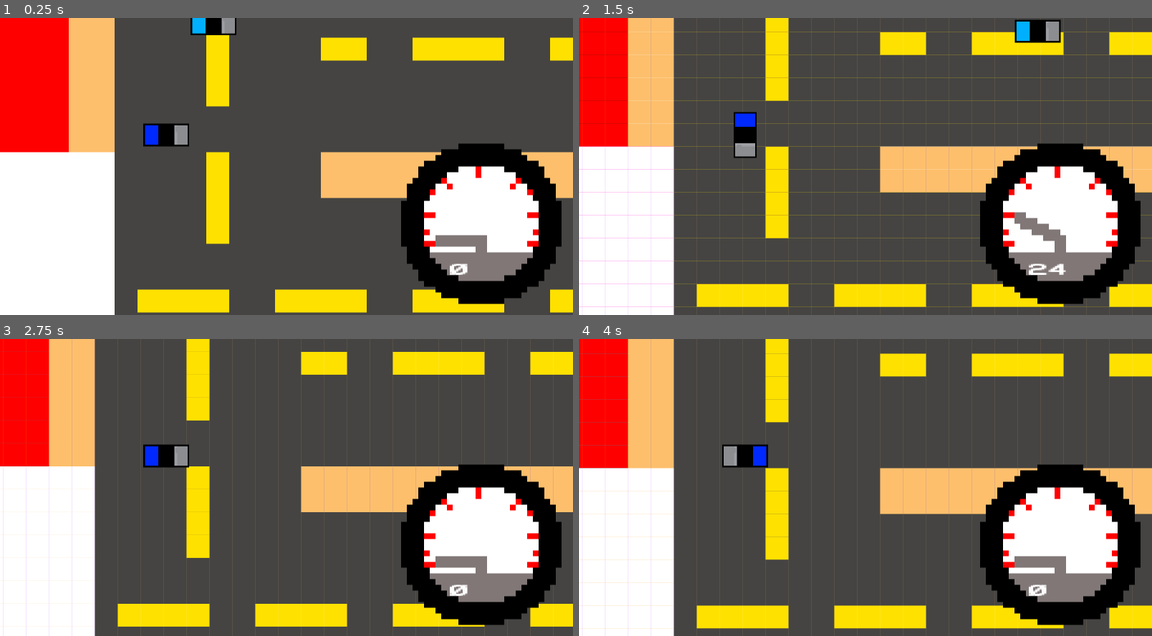
Above: before the commit, frames 1-4 (two rows, left to right).
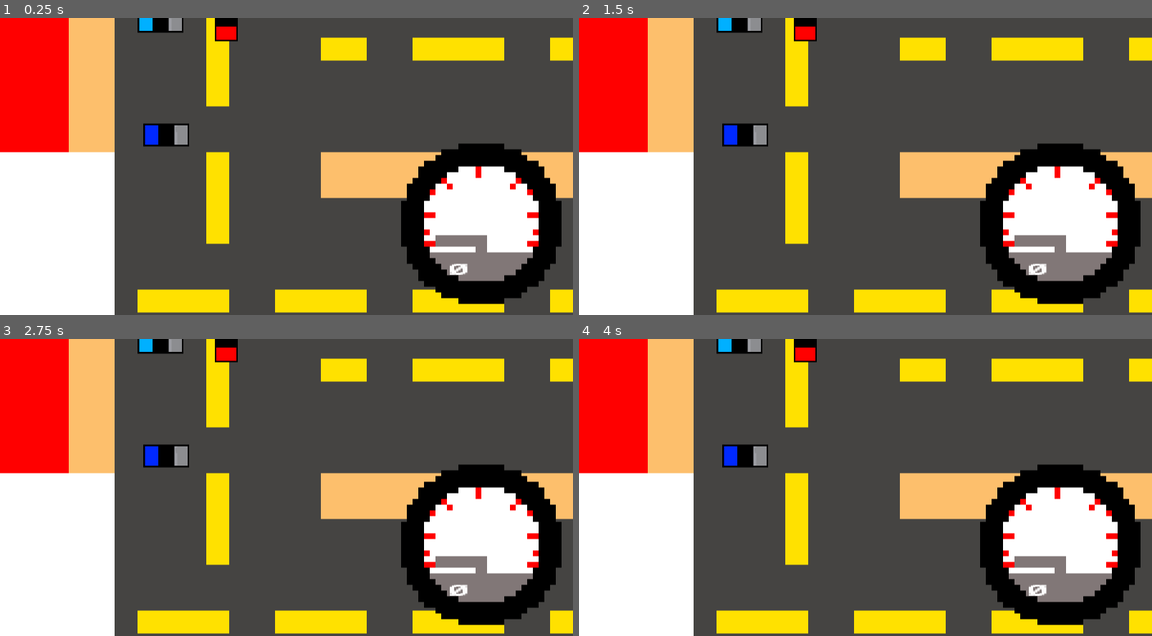
Above: after the commit, the same moments.

Repository: Gonfer73/Proyectx1
Game: Godot game, scene res://SCENES/car_street.tscn
The game is run twice, just before and just after one commit, with the same random seed, the same clock (stepped at 60 frames per second) and the same inputs. This scene is started directly instead of the project's main scene.
Inputs (mouse positions are in pixels of both pictures, inside the frame that each line leads up to):
- Up to frame 1 (0.25 s): no input
- Up to frame 2 (1.5 s): tap Enter (ui_accept) at 0.5, 0.77, 1.07 s; move the mouse to (991, 151) at 0.52 s; hold Right (right_move) 0.53-1.28 s; hold Shift (acelareta) 0.53-1.28 s; tap E (action) at 0.8, 1.35 s; move the mouse to (750, 181) at 1.27 s; hold Down (down_move) from 1.28 s (still down)
- Up to frame 3 (2.75 s): tap Enter (ui_accept) at 1.52, 1.55, 1.82 s; move the mouse to (343, 422) at 2.02 s; release Down (down_move) at 2.03 s; hold Right (right_move) from 2.03 s (still down); hold Enter (ui_accept) from 2.03 s (still down); tap Shift (acelareta) at 2.3 s
- Up to frame 4 (4 s): move the mouse to (836, 546) at 2.77 s; release Right (right_move) at 2.78 s; release Enter (ui_accept) at 2.78 s; hold Up (up_move) 2.78-3.53 s; tap Shift (acelareta) at 2.85 s; tap Enter (ui_accept) at 3.02, 3.32, 3.5, 3.77, 3.8 s; tap E (action) at 3.05 s; move the mouse to (1037, 532) at 3.52 s; hold Left (left_move) from 3.53 s (still down); hold E (action) from 3.53 s (still down)

The runs differ from the first frame. In frame 1, 0.9% of the frame differs, in the area x 24-42%, y 0-8%; in frame 2, 22%, in the area x 0-100%, y 0-100%; in frame 3, 18%; in frame 4, 18%.

Commit message:
Change files

Diff:
--- a/SCRIPTS/blink.gd
+++ b/SCRIPTS/blink.gd
@@ -2,6 +2,7 @@
 
 var prisioners_nm = []
 var talk = 0
+var reading_instructions = true
 var position_n: Vector2
 var position_p: Vector2
 var inventory_private = false
--- a/SCRIPTS/case_1.gd
+++ b/SCRIPTS/case_1.gd
@@ -1,14 +1,13 @@
 extends Node2D
 
-func _ready():
-	$turn_page_2.flip_h = 180
+
 
 func _on_turn_page_button_mouse_entered():
-	$turn_page.show()
+	$turn_page_1.frame = 1
 
 
 func _on_turn_page_button_mouse_exited():
-	$turn_page.hide()
+	$turn_page_0.frame = 0
 
 
 func _on_turn_page_button_pressed():
@@ -17,11 +16,11 @@
 
 
 func _on_turn_page_button_2_mouse_entered():
-	$turn_page_2.show()
+	$turn_page_0.frame = 1
 
 
 func _on_turn_page_button_2_mouse_exited():
-	$turn_page_2.hide()
+	$turn_page_0.frame = 0
 
 
 func _on_turn_page_button_2_pressed():
--- a/SCRIPTS/enemy_car.gd
+++ b/SCRIPTS/enemy_car.gd
@@ -17,32 +17,34 @@
 
 
 func _physics_process(delta):
-	var movimiento = direccion * velocidad * delta
-	direccion = (destino - position).normalized()
-	if position.distance_to(destino) < 5:
-		if destino == punto_a:
-			$spr_enemy_car.frame = 1
-			$spr_enemy_car.flip_h = 0
-			destino = punto_d
-		elif destino == punto_b:
-			destino = punto_a
-			$spr_enemy_car.frame = 0
-			$spr_enemy_car.flip_h = 180
-		elif destino == punto_c:
-			$spr_enemy_car.frame = 2
-			destino = punto_b
-		elif destino == punto_d:
-			destino = punto_c
-			$spr_enemy_car.frame = 0
+	if Blink.reading_instructions == false:
+		var movimiento = direccion * velocidad * delta
 		direccion = (destino - position).normalized()
+		if position.distance_to(destino) < 5:
+			if destino == punto_a:
+				$spr_enemy_car.frame = 1
+				$spr_enemy_car.flip_h = 0
+				destino = punto_d
+			elif destino == punto_b:
+				destino = punto_a
+				$spr_enemy_car.frame = 0
+				$spr_enemy_car.flip_h = 180
+			elif destino == punto_c:
+				$spr_enemy_car.frame = 2
+				destino = punto_b
+			elif destino == punto_d:
+				destino = punto_c
+				$spr_enemy_car.frame = 0
+			direccion = (destino - position).normalized()
 
 
 # warning-ignore:return_value_discarded
-	move_and_slide(movimiento)
+		move_and_slide(movimiento)
 
 
 
 func _on_catch_p_body_entered(_body):
-	queue_free()
-# warning-ignore:return_value_discarded
-	get_tree().change_scene("res://SCENES/caught_criminal.tscn")
+	if Blink.reading_instructions == false:
+		queue_free()
+	# warning-ignore:return_value_discarded
+		get_tree().change_scene("res://SCENES/caught_criminal.tscn")
--- a/SCRIPTS/instructions_car.gd
+++ b/SCRIPTS/instructions_car.gd
@@ -1,14 +1,15 @@
 extends Node2D
 
-var reading_instructions = false
+
 
 
 func _input(_event):
 	if Input.is_action_pressed("ui_accept"):
-		reading_instructions = true
+		Blink.reading_instructions = false
+
 
 # warning-ignore:return_value_discarded
-		get_tree().change_scene("res://SCENES/car_street.tscn")
+		hide()
 
 func _ready():
 	$shift_icon/wait_1.start()
@@ -18,7 +19,7 @@
 
 
 func _on_wait_2_timeout():
-	while reading_instructions == true:
+	while Blink.reading_instructions:
 		$shift_icon/finger_pointing.position = Vector2(-1004, 222)
 # warning-ignore:unused_variable
 		for i in range(6):
@@ -32,7 +33,7 @@
 
 
 func _on_wait_1_timeout():
-	while reading_instructions == true:
+	while Blink.reading_instructions:
 
 		$space_icon_2/finger_pointing_2.position = Vector2(-1004, 195)
 		$space_icon_2/speedmeter_2.frame = 1
@@ -43,7 +44,7 @@
 
 
 func _on_wait_3_timeout():
-	while reading_instructions == true:
+	while Blink.reading_instructions:
 		$car_demostration.rotation_degrees = 0
 		$icon_w.frame = 1
 		yield(get_tree().create_timer(1), "timeout")
--- a/SCRIPTS/lock.gd
+++ b/SCRIPTS/lock.gd
@@ -28,4 +28,4 @@
 
 
 func _on_wait_timeout():
-	get_tree().change_scene("res://SCENES/instructions_car.tscn")
+	get_tree().change_scene("res://SCENES/car_street.tscn")
--- a/SCRIPTS/npc_car_1.gd
+++ b/SCRIPTS/npc_car_1.gd
@@ -17,33 +17,35 @@
 
 
 func _physics_process(delta):
-	var movimiento = direccion * velocidad * delta
-	direccion = (destino - position).normalized()
-	if position.distance_to(destino) < 5:
-		if destino == punto_a:
-			$spr_npc_car_1.frame = 0
-			destino = punto_d
-		elif destino == punto_b:
-			destino = punto_a
-			$spr_npc_car_1.frame = 2
-			$spr_npc_car_1.flip_h = 0
-		elif destino == punto_c:
-			$spr_npc_car_1.frame = 0
-			$spr_npc_car_1.flip_h = 180
-			destino = punto_b
-		elif destino == punto_d:
-			destino = punto_c
-			$spr_npc_car_1.frame = 1
+	if Blink.reading_instructions == false:
+		var movimiento = direccion * velocidad * delta
 		direccion = (destino - position).normalized()
+		if position.distance_to(destino) < 5:
+			if destino == punto_a:
+				$spr_npc_car_1.frame = 0
+				destino = punto_d
+			elif destino == punto_b:
+				destino = punto_a
+				$spr_npc_car_1.frame = 2
+				$spr_npc_car_1.flip_h = 0
+			elif destino == punto_c:
+				$spr_npc_car_1.frame = 0
+				$spr_npc_car_1.flip_h = 180
+				destino = punto_b
+			elif destino == punto_d:
+				destino = punto_c
+				$spr_npc_car_1.frame = 1
+			direccion = (destino - position).normalized()
 
 
-# warning-ignore:return_value_discarded
-	move_and_slide(movimiento)
+	# warning-ignore:return_value_discarded
+		move_and_slide(movimiento)
 
 
 
 # warning-ignore:unused_argument
 func _on_catch_p_body_entered(body):
-	queue_free()
-# warning-ignore:return_value_discarded
-	get_tree().change_scene("res://SCENES/dead.tscn")
+	if Blink.reading_instructions == false:
+		queue_free()
+	# warning-ignore:return_value_discarded
+		get_tree().change_scene("res://SCENES/dead.tscn")
--- a/SCRIPTS/npc_car_2.gd
+++ b/SCRIPTS/npc_car_2.gd
@@ -13,24 +13,25 @@
 	direccion = (destino - position).normalized()
 
 func _physics_process(delta):
-	var movimiento = direccion * velocidad * delta
-	direccion = (destino - position).normalized()
-	if position.distance_to(destino) < 5:
-		if destino == punto_a:
-			$spr_npc_car_2.frame = 1
-			destino = punto_b
-		elif destino == punto_b:
-			destino = punto_a
-			$spr_npc_car_2.frame = 0
+	if Blink.reading_instructions == false:
+		var movimiento = direccion * velocidad * delta
+		direccion = (destino - position).normalized()
+		if position.distance_to(destino) < 5:
+			if destino == punto_a:
+				$spr_npc_car_2.frame = 1
+				destino = punto_b
+			elif destino == punto_b:
+				destino = punto_a
+				$spr_npc_car_2.frame = 0
 
-# warning-ignore:return_value_discarded
-	move_and_slide(movimiento)
+	# warning-ignore:return_value_discarded
+		move_and_slide(movimiento)
 
 
 
 # warning-ignore:unused_argument
 func _on_npc_crash_body_entered(body):
-	print("OOOOOO")
-	queue_free()
-# warning-ignore:return_value_discarded
-	get_tree().change_scene("res://SCENES/dead.tscn")
+	if Blink.reading_instructions == false:
+		queue_free()
+	# warning-ignore:return_value_discarded
+		get_tree().change_scene("res://SCENES/dead.tscn")
--- a/SCRIPTS/police_car.gd
+++ b/SCRIPTS/police_car.gd
@@ -21,92 +21,101 @@
 
 
 func _input(_event):
-	if Input.is_action_pressed("ui_accept"):
-		if $speedmeter.frame == 1:
-			$speedmeter.frame = 0
+	if Blink.reading_instructions == false:
+		if Input.is_action_pressed("ui_accept"):
+			if $speedmeter.frame == 1:
+				$speedmeter.frame = 0
+				velocity.x = 0
+				velocity.y = 0
+
+			else:
+				$speedmeter.frame = 0
+				_timer_2s()
+		elif Input.is_action_pressed("acelareta"):
+			$speedmeter.frame += 1
+			yield(get_tree().create_timer(2), "timeout")
+		elif Input.is_action_just_released("acelareta"):
+	# warning-ignore:unused_variable
+			for i in range(6):
+				$speedmeter.frame -= 1
+				yield(get_tree().create_timer(1), "timeout")
+func _physics_process(_delta):
+	if Blink.reading_instructions == false:
+		if Input.is_action_pressed("right_move"):
+			$coll_police_car_v.disabled = true
+			$coll_police_car_h.disabled = false
+			velocity.y = 0
+			velocity.x = w_speed + int($speedmeter/speed.text) * 3
+			$spr_police_car.set_frame(0)
+			$spr_police_car.flip_h = 0
+		elif Input.is_action_pressed("left_move"):
+			$coll_police_car_v.disabled = true
+			$coll_police_car_h.disabled = false
+			velocity.y = 0
+			velocity.x = w_speed - int($speedmeter/speed.text) * 3
+			$spr_police_car.flip_h = 180
+			$spr_police_car.set_frame(0)
+		elif Input.is_action_pressed("up_move"):
+			$coll_police_car_h.disabled = true
+			$coll_police_car_v.disabled = false
 			velocity.x = 0
-			velocity.y = 0
-
-		else:
-			$speedmeter.frame = 0
-			_timer_2s()
-	elif Input.is_action_pressed("acelareta"):
-		$speedmeter.frame += 1
-		yield(get_tree().create_timer(2), "timeout")
-	elif Input.is_action_just_released("acelareta"):
-# warning-ignore:unused_variable
-		for i in range(6):
-			$speedmeter.frame -= 1
-			yield(get_tree().create_timer(1), "timeout")
-func _physics_process(_delta):
-	if Input.is_action_pressed("right_move"):
-		$coll_police_car_v.disabled = true
-		$coll_police_car_h.disabled = false
-		velocity.y = 0
-		velocity.x = w_speed + int($speedmeter/speed.text) * 3
-		$spr_police_car.set_frame(0)
-		$spr_police_car.flip_h = 0
-	elif Input.is_action_pressed("left_move"):
-		$coll_police_car_v.disabled = true
-		$coll_police_car_h.disabled = false
-		velocity.y = 0
-		velocity.x = w_speed - int($speedmeter/speed.text) * 3
-		$spr_police_car.flip_h = 180
-		$spr_police_car.set_frame(0)
-	elif Input.is_action_pressed("up_move"):
-		$coll_police_car_h.disabled = true
-		$coll_police_car_v.disabled = false
-		velocity.x = 0
-		velocity.y = w_speed - int($speedmeter/speed.text) * 3
-		$spr_police_car.set_frame(1)
-	elif Input.is_action_pressed("down_move"):
-		$coll_police_car_h.disabled = true
-		$coll_police_car_v.disabled = false
-		velocity.x = 0
-		velocity.y = w_speed + int($speedmeter/speed.text) * 3
-		$spr_police_car.set_frame(2)
+			velocity.y = w_speed - int($speedmeter/speed.text) * 3
+			$spr_police_car.set_frame(1)
+		elif Input.is_action_pressed("down_move"):
+			$coll_police_car_h.disabled = true
+			$coll_police_car_v.disabled = false
+			velocity.x = 0
+			velocity.y = w_speed + int($speedmeter/speed.text) * 3
+			$spr_police_car.set_frame(2)
 
 
-# warning-ignore:return_value_discarded
-	move_and_slide(velocity)
+	# warning-ignore:return_value_discarded
+		move_and_slide(velocity)
 
 # warning-ignore:unused_argument
 func _on_buildings_7_body_entered(body):
+	if Blink.reading_instructions == false:
 # warning-ignore:return_value_discarded
-	get_tree().change_scene("res://SCENES/dead.tscn")
+		get_tree().change_scene("res://SCENES/dead.tscn")
 
 
 # warning-ignore:unused_argument
 func _on_buildings_6_body_entered(body):
+	if Blink.reading_instructions == false:
 # warning-ignore:return_value_discarded
-	get_tree().change_scene("res://SCENES/dead.tscn")
+		get_tree().change_scene("res://SCENES/dead.tscn")
 
 
 # warning-ignore:unused_argument
 func _on_buildings_5_body_entered(body):
+	if Blink.reading_instructions == false:
 # warning-ignore:return_value_discarded
-	get_tree().change_scene("res://SCENES/dead.tscn")
+		get_tree().change_scene("res://SCENES/dead.tscn")
 
 
 # warning-ignore:unused_argument
 func _on_buildings_4_body_entered(body):
+	if Blink.reading_instructions == false:
 # warning-ignore:return_value_discarded
-	get_tree().change_scene("res://SCENES/dead.tscn")
+		get_tree().change_scene("res://SCENES/dead.tscn")
 
 
 # warning-ignore:unused_argument
 func _on_buildings_3_body_entered(body):
+	if Blink.reading_instructions == false:
 # warning-ignore:return_value_discarded
-	get_tree().change_scene("res://SCENES/dead.tscn")
+		get_tree().change_scene("res://SCENES/dead.tscn")
 
 
 # warning-ignore:unused_argument
 func _on_buildings_2_body_entered(body):
+	if Blink.reading_instructions == false:
 # warning-ignore:return_value_discarded
-	get_tree().change_scene("res://SCENES/dead.tscn")
+		get_tree().change_scene("res://SCENES/dead.tscn")
 
 
 # warning-ignore:unused_argument
 func _on_buildings_1_body_entered(body):
+	if Blink.reading_instructions == false:
 # warning-ignore:return_value_discarded
-	get_tree().change_scene("res://SCENES/dead.tscn")
+		get_tree().change_scene("res://SCENES/dead.tscn")
--- a/SCRIPTS/prisioner_talk.gd
+++ b/SCRIPTS/prisioner_talk.gd
@@ -9,6 +9,7 @@
 
 func _on_accept_button_pressed():
 	if Blink.knife:
+		Blink.knife = false
 		Blink.money += 100
 		$prisioner_talk_label.hide()
 		$prisioner_talk_label2.show()
